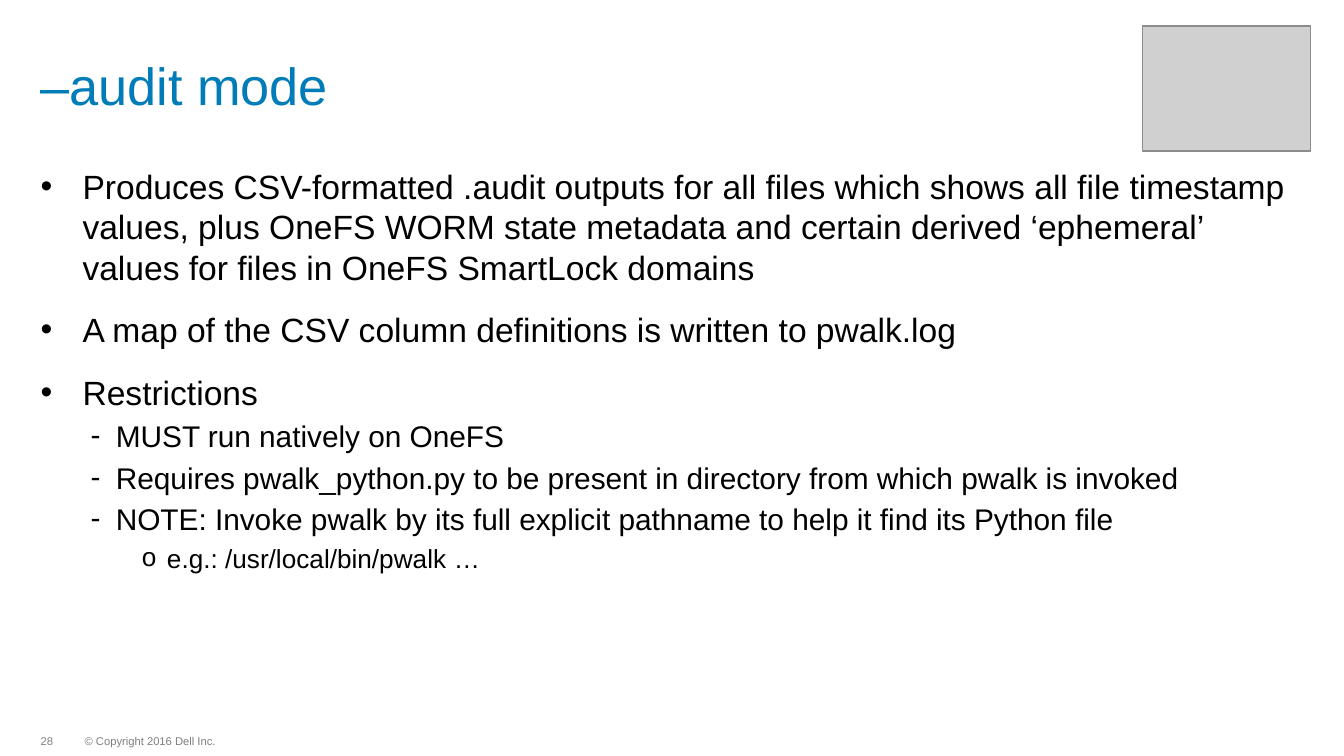
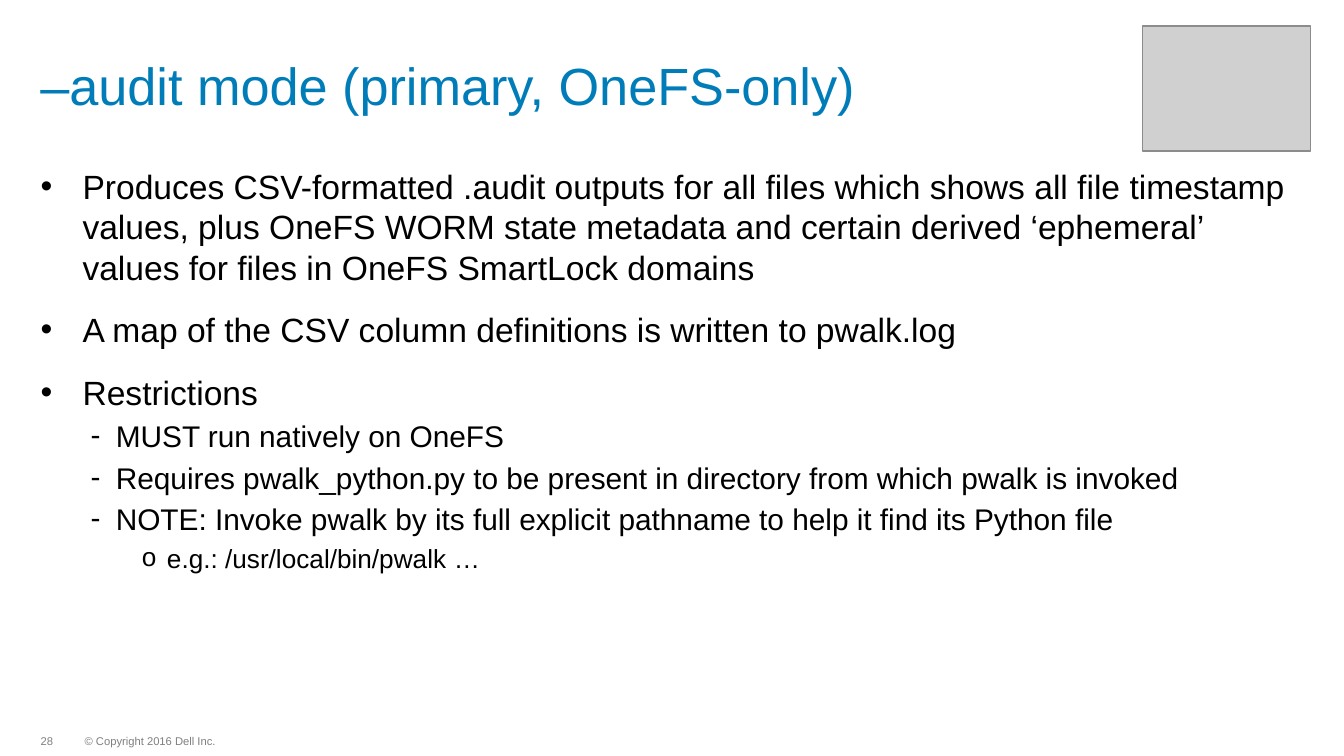
Before and after one commit to WhizBob/pwalk, a slide deck: slide 28 of doc/pwalk_slides.pptx. Drawn at 1344x756 pixels with LibreOffice and Linux fonts; fonts in the diff are those of the drawing; grey boxes stand for pictures; background and template pictures are left out. Boxes give left, top, right and bottom in pixels: in the first picture for what was removed or moved away, otherwise in the second. Text is boxed around its words. In the diff, an @@ line names an element or a change of style, - is before the commit and + after.

```diff
--- a/doc/pwalk_slides.pptx
+++ b/doc/pwalk_slides.pptx
@@ title at <box>40,67,855,115</box>: text changed @@
-–audit mode
+–audit mode (primary, OneFS-only)
```
Also in this commit, not shown: 4 other slides changed, 3 other files.
